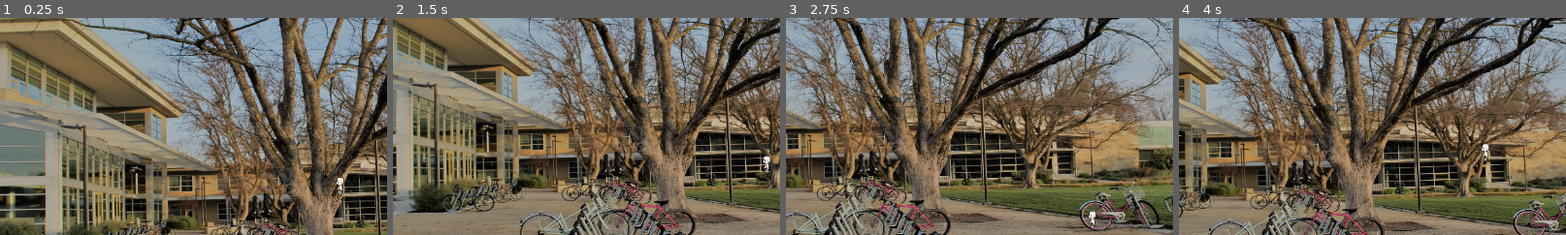
Above: before the commit, frames 1-4 (left to right).
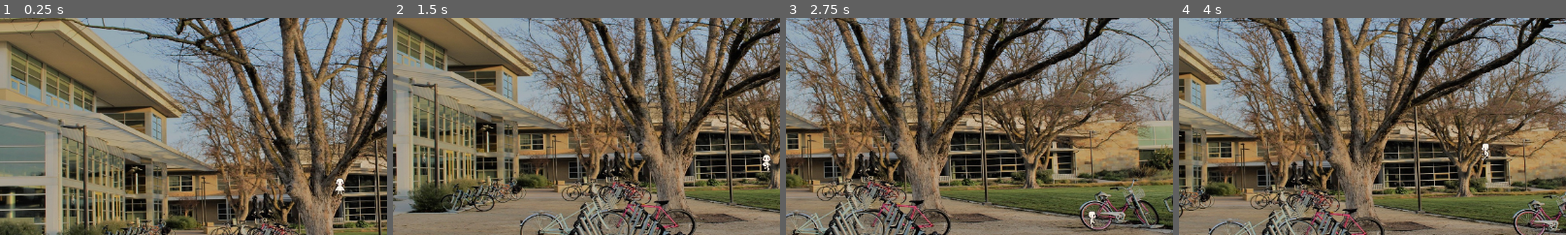
Above: after the commit, the same moments.

Repository: nithinsenthil/UCDBTS
Game: Godot game, scene res://Scenes/world.tscn
Same seed, same stepped clock (60 frames per second), same inputs: the game is played once before the commit and once after it.
Inputs (mouse positions are % of the whole screen's width and height, from its top left):
- Up to frame 1 (0.25 s): no input
- Up to frame 2 (1.5 s): tap Enter at 0.5 s; move the mouse to (72, 45) at 0.52 s; hold D (Right) 0.53-1.28 s; move the mouse to (30, 55) at 1.27 s; hold S (Down) from 1.28 s (still down)
- Up to frame 3 (2.75 s): move the mouse to (60, 28) at 2.02 s; release S (Down) at 2.03 s; hold D (Right) from 2.03 s (still down)
- Up to frame 4 (4 s): move the mouse to (45, 70) at 2.77 s; release D (Right) at 2.78 s; hold W (Up) 2.78-3.53 s; move the mouse to (80, 65) at 3.52 s; hold A (Left) from 3.53 s (still down)
The pictures show only the part of the screen within x 6-56%, y 12-62%; the shares and areas given below are measured in that part.

The runs differ from the first frame. In frame 1, 0.1% of the frame differs, in the area x 86-90%, y 73-82%; in frame 2, 0.1%; in frame 3, less than 0.1%; in frame 4, less than 0.1%.

Commit message:
Add NPC1 sprite files and add template idle and run animations to game

Diff:
--- a/ucdbts/Scenes/player.tscn
+++ b/ucdbts/Scenes/player.tscn
@@ -1,137 +1,117 @@
-[gd_scene load_steps=36 format=3 uid="uid://dmlnsq8mvdrq7"]
+[gd_scene load_steps=31 format=3 uid="uid://dmlnsq8mvdrq7"]
 
 [ext_resource type="Script" uid="uid://b0guitoedk4pp" path="res://Scripts/player.gd" id="1_cvnsp"]
-[ext_resource type="Texture2D" uid="uid://dol58tj1ue5u3" path="res://Assets/character/idle_spritesheet.png" id="2_cvnsp"]
-[ext_resource type="Texture2D" uid="uid://cj4nyh7u5oryo" path="res://Assets/character/run_spritesheet.png" id="3_6t5aa"]
+[ext_resource type="Texture2D" uid="uid://beplgafmjuvba" path="res://Assets/character/idle_template.png" id="2_cvnsp"]
+[ext_resource type="Texture2D" uid="uid://dtij8wp0q07nc" path="res://Assets/character/run_template.png" id="3_6t5aa"]
+[ext_resource type="Script" uid="uid://de70p5q4tui7t" path="res://Scripts/character_facing.gd" id="4_vgqql"]
 
 [sub_resource type="CapsuleShape2D" id="CapsuleShape2D_6t5aa"]
 radius = 6.0
 height = 26.0
 
+[sub_resource type="AtlasTexture" id="AtlasTexture_6t5aa"]
+atlas = ExtResource("2_cvnsp")
+region = Rect2(0, 64, 16, 32)
+
 [sub_resource type="AtlasTexture" id="AtlasTexture_vgqql"]
 atlas = ExtResource("2_cvnsp")
-region = Rect2(0, 128, 16, 32)
+region = Rect2(16, 64, 16, 32)
 
 [sub_resource type="AtlasTexture" id="AtlasTexture_fkybt"]
 atlas = ExtResource("2_cvnsp")
-region = Rect2(16, 128, 16, 32)
+region = Rect2(32, 64, 16, 32)
 
 [sub_resource type="AtlasTexture" id="AtlasTexture_x3wgy"]
 atlas = ExtResource("2_cvnsp")
-region = Rect2(32, 128, 16, 32)
+region = Rect2(48, 64, 16, 32)
+
+[sub_resource type="AtlasTexture" id="AtlasTexture_8erm5"]
+atlas = ExtResource("2_cvnsp")
+region = Rect2(0, 0, 16, 32)
+
+[sub_resource type="AtlasTexture" id="AtlasTexture_f1ek2"]
+atlas = ExtResource("2_cvnsp")
+region = Rect2(16, 0, 16, 32)
+
+[sub_resource type="AtlasTexture" id="AtlasTexture_tx1dd"]
+atlas = ExtResource("2_cvnsp")
+region = Rect2(32, 0, 16, 32)
+
+[sub_resource type="AtlasTexture" id="AtlasTexture_gymyn"]
+atlas = ExtResource("2_cvnsp")
+region = Rect2(48, 0, 16, 32)
 
 [sub_resource type="AtlasTexture" id="AtlasTexture_3smsa"]
 atlas = ExtResource("2_cvnsp")
-region = Rect2(48, 128, 16, 32)
-
-[sub_resource type="AtlasTexture" id="AtlasTexture_8erm5"]
-atlas = ExtResource("2_cvnsp")
+region = Rect2(0, 32, 16, 32)
+
+[sub_resource type="AtlasTexture" id="AtlasTexture_pu2lt"]
+atlas = ExtResource("2_cvnsp")
+region = Rect2(16, 32, 16, 32)
+
+[sub_resource type="AtlasTexture" id="AtlasTexture_ukyrk"]
+atlas = ExtResource("2_cvnsp")
+region = Rect2(32, 32, 16, 32)
+
+[sub_resource type="AtlasTexture" id="AtlasTexture_7dp3o"]
+atlas = ExtResource("2_cvnsp")
+region = Rect2(48, 32, 16, 32)
+
+[sub_resource type="AtlasTexture" id="AtlasTexture_h4iuc"]
+atlas = ExtResource("3_6t5aa")
+region = Rect2(0, 64, 16, 32)
+
+[sub_resource type="AtlasTexture" id="AtlasTexture_fd4e3"]
+atlas = ExtResource("3_6t5aa")
+region = Rect2(16, 64, 16, 32)
+
+[sub_resource type="AtlasTexture" id="AtlasTexture_qqcod"]
+atlas = ExtResource("3_6t5aa")
+region = Rect2(32, 64, 16, 32)
+
+[sub_resource type="AtlasTexture" id="AtlasTexture_igrcy"]
+atlas = ExtResource("3_6t5aa")
+region = Rect2(48, 64, 16, 32)
+
+[sub_resource type="AtlasTexture" id="AtlasTexture_wpjfl"]
+atlas = ExtResource("3_6t5aa")
 region = Rect2(0, 0, 16, 32)
 
-[sub_resource type="AtlasTexture" id="AtlasTexture_f1ek2"]
-atlas = ExtResource("2_cvnsp")
+[sub_resource type="AtlasTexture" id="AtlasTexture_bi64h"]
+atlas = ExtResource("3_6t5aa")
 region = Rect2(16, 0, 16, 32)
 
-[sub_resource type="AtlasTexture" id="AtlasTexture_tx1dd"]
-atlas = ExtResource("2_cvnsp")
+[sub_resource type="AtlasTexture" id="AtlasTexture_2ijsl"]
+atlas = ExtResource("3_6t5aa")
 region = Rect2(32, 0, 16, 32)
 
-[sub_resource type="AtlasTexture" id="AtlasTexture_gymyn"]
-atlas = ExtResource("2_cvnsp")
+[sub_resource type="AtlasTexture" id="AtlasTexture_p1odr"]
+atlas = ExtResource("3_6t5aa")
 region = Rect2(48, 0, 16, 32)
 
-[sub_resource type="AtlasTexture" id="AtlasTexture_pu2lt"]
-atlas = ExtResource("2_cvnsp")
-region = Rect2(0, 64, 16, 32)
-
-[sub_resource type="AtlasTexture" id="AtlasTexture_ukyrk"]
-atlas = ExtResource("2_cvnsp")
-region = Rect2(16, 64, 16, 32)
-
-[sub_resource type="AtlasTexture" id="AtlasTexture_7dp3o"]
-atlas = ExtResource("2_cvnsp")
-region = Rect2(32, 64, 16, 32)
-
-[sub_resource type="AtlasTexture" id="AtlasTexture_h4iuc"]
-atlas = ExtResource("2_cvnsp")
-region = Rect2(48, 64, 16, 32)
-
-[sub_resource type="AtlasTexture" id="AtlasTexture_fd4e3"]
-atlas = ExtResource("3_6t5aa")
-region = Rect2(0, 128, 16, 32)
-
-[sub_resource type="AtlasTexture" id="AtlasTexture_qqcod"]
-atlas = ExtResource("3_6t5aa")
-region = Rect2(16, 128, 16, 32)
-
-[sub_resource type="AtlasTexture" id="AtlasTexture_igrcy"]
-atlas = ExtResource("3_6t5aa")
-region = Rect2(32, 128, 16, 32)
-
 [sub_resource type="AtlasTexture" id="AtlasTexture_fs7ks"]
 atlas = ExtResource("3_6t5aa")
-region = Rect2(48, 128, 16, 32)
+region = Rect2(0, 32, 16, 32)
 
 [sub_resource type="AtlasTexture" id="AtlasTexture_l6n3p"]
 atlas = ExtResource("3_6t5aa")
-region = Rect2(64, 128, 16, 32)
+region = Rect2(16, 32, 16, 32)
 
 [sub_resource type="AtlasTexture" id="AtlasTexture_olqyp"]
 atlas = ExtResource("3_6t5aa")
-region = Rect2(80, 128, 16, 32)
-
-[sub_resource type="AtlasTexture" id="AtlasTexture_wpjfl"]
-atlas = ExtResource("3_6t5aa")
-region = Rect2(0, 0, 16, 32)
-
-[sub_resource type="AtlasTexture" id="AtlasTexture_bi64h"]
-atlas = ExtResource("3_6t5aa")
-region = Rect2(16, 0, 16, 32)
-
-[sub_resource type="AtlasTexture" id="AtlasTexture_2ijsl"]
-atlas = ExtResource("3_6t5aa")
-region = Rect2(32, 0, 16, 32)
-
-[sub_resource type="AtlasTexture" id="AtlasTexture_p1odr"]
-atlas = ExtResource("3_6t5aa")
-region = Rect2(48, 0, 16, 32)
+region = Rect2(32, 32, 16, 32)
 
 [sub_resource type="AtlasTexture" id="AtlasTexture_0gysh"]
 atlas = ExtResource("3_6t5aa")
-region = Rect2(64, 0, 16, 32)
-
-[sub_resource type="AtlasTexture" id="AtlasTexture_vfarp"]
-atlas = ExtResource("3_6t5aa")
-region = Rect2(80, 0, 16, 32)
-
-[sub_resource type="AtlasTexture" id="AtlasTexture_y6uwr"]
-atlas = ExtResource("3_6t5aa")
-region = Rect2(0, 64, 16, 32)
-
-[sub_resource type="AtlasTexture" id="AtlasTexture_83xs0"]
-atlas = ExtResource("3_6t5aa")
-region = Rect2(16, 64, 16, 32)
-
-[sub_resource type="AtlasTexture" id="AtlasTexture_ypfnu"]
-atlas = ExtResource("3_6t5aa")
-region = Rect2(32, 64, 16, 32)
-
-[sub_resource type="AtlasTexture" id="AtlasTexture_xuaoq"]
-atlas = ExtResource("3_6t5aa")
-region = Rect2(48, 64, 16, 32)
-
-[sub_resource type="AtlasTexture" id="AtlasTexture_wohnl"]
-atlas = ExtResource("3_6t5aa")
-region = Rect2(64, 64, 16, 32)
-
-[sub_resource type="AtlasTexture" id="AtlasTexture_36dho"]
-atlas = ExtResource("3_6t5aa")
-region = Rect2(80, 64, 16, 32)
+region = Rect2(48, 32, 16, 32)
 
 [sub_resource type="SpriteFrames" id="SpriteFrames_yh6i2"]
 animations = [{
 "frames": [{
 "duration": 1.0,
+"texture": SubResource("AtlasTexture_6t5aa")
+}, {
+"duration": 1.0,
 "texture": SubResource("AtlasTexture_vgqql")
 }, {
 "duration": 1.0,
@@ -139,32 +119,32 @@
 }, {
 "duration": 1.0,
 "texture": SubResource("AtlasTexture_x3wgy")
-}, {
+}],
+"loop": true,
+"name": &"idle_back",
+"speed": 5.0
+}, {
+"frames": [{
+"duration": 1.0,
+"texture": SubResource("AtlasTexture_8erm5")
+}, {
+"duration": 1.0,
+"texture": SubResource("AtlasTexture_f1ek2")
+}, {
+"duration": 1.0,
+"texture": SubResource("AtlasTexture_tx1dd")
+}, {
+"duration": 1.0,
+"texture": SubResource("AtlasTexture_gymyn")
+}],
+"loop": true,
+"name": &"idle_front",
+"speed": 5.0
+}, {
+"frames": [{
 "duration": 1.0,
 "texture": SubResource("AtlasTexture_3smsa")
-}],
-"loop": true,
-"name": &"idle_back",
-"speed": 5.0
-}, {
-"frames": [{
-"duration": 1.0,
-"texture": SubResource("AtlasTexture_8erm5")
-}, {
-"duration": 1.0,
-"texture": SubResource("AtlasTexture_f1ek2")
-}, {
-"duration": 1.0,
-"texture": SubResource("AtlasTexture_tx1dd")
-}, {
-"duration": 1.0,
-"texture": SubResource("AtlasTexture_gymyn")
-}],
-"loop": true,
-"name": &"idle_front",
-"speed": 5.0
-}, {
-"frames": [{
+}, {
 "duration": 1.0,
 "texture": SubResource("AtlasTexture_pu2lt")
 }, {
@@ -173,15 +153,15 @@
 }, {
 "duration": 1.0,
 "texture": SubResource("AtlasTexture_7dp3o")
-}, {
+}],
+"loop": true,
+"name": &"idle_side",
+"speed": 5.0
+}, {
+"frames": [{
 "duration": 1.0,
 "texture": SubResource("AtlasTexture_h4iuc")
-}],
-"loop": true,
-"name": &"idle_side",
-"speed": 5.0
-}, {
-"frames": [{
+}, {
 "duration": 1.0,
 "texture": SubResource("AtlasTexture_fd4e3")
 }, {
@@ -190,7 +170,29 @@
 }, {
 "duration": 1.0,
 "texture": SubResource("AtlasTexture_igrcy")
-}, {
+}],
+"loop": true,
+"name": &"run_back",
+"speed": 5.0
+}, {
+"frames": [{
+"duration": 1.0,
+"texture": SubResource("AtlasTexture_wpjfl")
+}, {
+"duration": 1.0,
+"texture": SubResource("AtlasTexture_bi64h")
+}, {
+"duration": 1.0,
+"texture": SubResource("AtlasTexture_2ijsl")
+}, {
+"duration": 1.0,
+"texture": SubResource("AtlasTexture_p1odr")
+}],
+"loop": true,
+"name": &"run_front",
+"speed": 5.0
+}, {
+"frames": [{
 "duration": 1.0,
 "texture": SubResource("AtlasTexture_fs7ks")
 }, {
@@ -199,52 +201,9 @@
 }, {
 "duration": 1.0,
 "texture": SubResource("AtlasTexture_olqyp")
-}],
-"loop": true,
-"name": &"run_back",
-"speed": 5.0
-}, {
-"frames": [{
-"duration": 1.0,
-"texture": SubResource("AtlasTexture_wpjfl")
-}, {
-"duration": 1.0,
-"texture": SubResource("AtlasTexture_bi64h")
-}, {
-"duration": 1.0,
-"texture": SubResource("AtlasTexture_2ijsl")
-}, {
-"duration": 1.0,
-"texture": SubResource("AtlasTexture_p1odr")
 }, {
 "duration": 1.0,
 "texture": SubResource("AtlasTexture_0gysh")
-}, {
-"duration": 1.0,
-"texture": SubResource("AtlasTexture_vfarp")
-}],
-"loop": true,
-"name": &"run_front",
-"speed": 5.0
-}, {
-"frames": [{
-"duration": 1.0,
-"texture": SubResource("AtlasTexture_y6uwr")
-}, {
-"duration": 1.0,
-"texture": SubResource("AtlasTexture_83xs0")
-}, {
-"duration": 1.0,
-"texture": SubResource("AtlasTexture_ypfnu")
-}, {
-"duration": 1.0,
-"texture": SubResource("AtlasTexture_xuaoq")
-}, {
-"duration": 1.0,
-"texture": SubResource("AtlasTexture_wohnl")
-}, {
-"duration": 1.0,
-"texture": SubResource("AtlasTexture_36dho")
 }],
 "loop": true,
 "name": &"run_side",
@@ -262,3 +221,4 @@
 [node name="AnimatedSprite2D" type="AnimatedSprite2D" parent="."]
 sprite_frames = SubResource("SpriteFrames_yh6i2")
 animation = &"run_side"
+script = ExtResource("4_vgqql")
--- a/ucdbts/Scripts/character.gd
+++ b/ucdbts/Scripts/character.gd
@@ -15,10 +15,17 @@
 	DOWN_RIGHT = 8,
 }
 
+enum Action {
+	IDLE = 0,
+	WALK = 1,
+	RUN = 2,
+}
+
 const DEFAULT_MOVE_VELOCITY = 150
 
 var movement_speed = DEFAULT_MOVE_VELOCITY
 var _facing:Facing = Facing.DOWN
+var _action:Action = Action.IDLE
 
 
 func _ready() -> void:
@@ -31,4 +38,9 @@
 
 func change_facing(new_facing:Facing) -> void:
 	_facing = new_facing
-	signals.character_direction_change.emit(_facing)
+	signals.sprite_change.emit(_facing, _action)
+
+
+func change_action(new_action: Action) -> void:
+	_action = new_action
+	signals.sprite_change.emit(_facing, _action)
--- /dev/null
+++ b/ucdbts/Scripts/character_facing.gd
@@ -0,0 +1,34 @@
+extends AnimatedSprite2D
+
+
+const direction_strings = {
+	Character.Facing.DEFAULT: "front",
+	Character.Facing.LEFT: "side",
+	Character.Facing.RIGHT: "side",
+	Character.Facing.UP: "back",
+	Character.Facing.UP_LEFT: "side",
+	Character.Facing.UP_RIGHT: "side",
+	Character.Facing.DOWN: "front",
+	Character.Facing.DOWN_LEFT: "side",
+	Character.Facing.DOWN_RIGHT: "side",
+}
+
+const action_strings = {
+	Character.Action.IDLE: "idle",
+	Character.Action.WALK: "walk",
+	Character.Action.RUN: "run",
+}
+
+
+func _ready():
+	signals.sprite_change.connect(_on_sprite_change)
+
+
+func _on_sprite_change(facing: Character.Facing, action: Character.Action) -> void:
+	if (facing == Character.Facing.RIGHT
+			or facing == Character.Facing.UP_RIGHT
+			or facing == Character.Facing.DOWN_RIGHT):
+		flip_h = true
+	else:
+		flip_h = false
+	play(action_strings[action] + "_" + direction_strings[facing])
--- a/ucdbts/Scripts/player.gd
+++ b/ucdbts/Scripts/player.gd
@@ -1,9 +1,7 @@
 class_name Player
 extends Character
 
-
 var interacting:bool = false
-
 
 func _physics_process(delta: float) -> void:
 	# Get input direction
@@ -34,9 +32,11 @@
 			vertical_direction = Facing.DOWN
 
 		change_facing(horizontal_direction + vertical_direction as Facing)
+		change_action(Action.RUN)
 
 	else:
 		velocity.x = move_toward(velocity.x, 0, movement_speed)
 		velocity.y = move_toward(velocity.y, 0, movement_speed)
+		change_action(Action.IDLE)
 
 	super(delta)
--- a/ucdbts/Scripts/signals.gd
+++ b/ucdbts/Scripts/signals.gd
@@ -1,4 +1,4 @@
 class_name Signals
 extends Node
 
-signal character_direction_change(facing:Character.Facing)
+signal sprite_change(facing: Character.Facing, action: Character.Action)
Binary file added: ucdbts/Assets/character/16x32 Walk Cycle-Sheet.png
Not shown, added: ucdbts/Assets/character/16x32 Walk Cycle-Sheet.png.import
Binary file removed: ucdbts/Assets/character/idle_spritesheet.png
Binary file added: ucdbts/Assets/character/idle_template.png
Not shown, added: ucdbts/Assets/character/idle_template.png.import
Binary file added: ucdbts/Assets/character/npc1_idle.png
Not shown, added: ucdbts/Assets/character/npc1_idle.png.import
Binary file added: ucdbts/Assets/character/npc1_walk.png
Not shown, added: ucdbts/Assets/character/npc1_walk.png.import
Binary file added: ucdbts/Assets/character/run_template.png
Not shown, added: ucdbts/Assets/character/run_template.png.import
Binary file added: ucdbts/Assets/character/walk_template.png
(and 7 more such lines)
